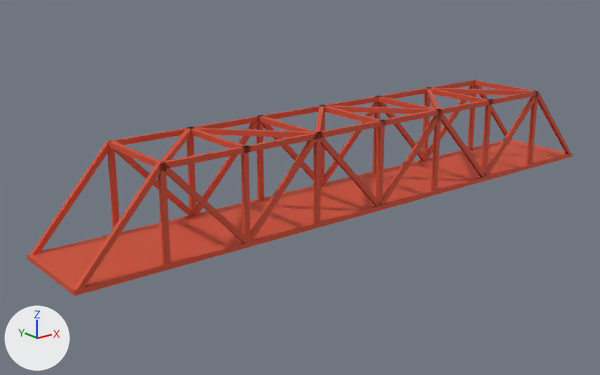
The OBJ model Resources/Models/Road Assets/Bridges/Complete/trussbridge.obj as it was, and as the next commit left it.
Both versions are drawn from a 50 mm camera at (-25.1, -27.8, 12.0) aimed at (-2.0, 1.1, 0.4). The lights are fixed; the arrows at lower left show +X, +Y and +Z. Where no turn or scale is listed for an object, it has been applied to the vertices.

Objects in the first picture: 'Cube_Cube.001'.
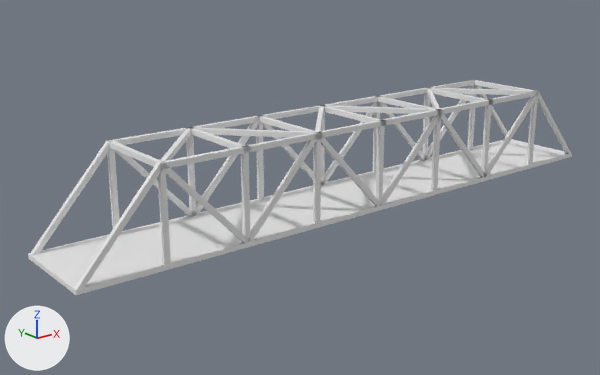
The change, as a diff of the scene's bpy script:
```diff
--- a/Resources/Models/Road Assets/Bridges/Complete/trussbridge.obj.py
+++ b/Resources/Models/Road Assets/Bridges/Complete/trussbridge.obj.py
@@ mat_base_001 @@
+mat_base_001 = principled_material('Base.001')
+mat_base_001.base_color = (0.8, 0.8, 0.8)  # white #e7e7e7
+mat_base_001.roughness = 1.0
@@ me_cube_cube_001 @@
 # used by ob_cube_cube_001; location = (0.0, 0.0, 0.0)
-me_cube_cube_001.from_pydata(...)  # 488 vertices, 226 faces; spans x -14.7..14.8, y -2.2..2.2, z -0.3..3.9
+me_cube_cube_001.from_pydata(...)  # 440 vertices, 254 faces; spans x -14.6..14.8, y -2.2..2.2, z -0.3..3.9
+# me_cube_cube_001 part 1
+# 76 vertices are removed from x -14.7..9.3, y -2.2..2.2, z -0.3..0.0
+# 5 faces are deleted
+# 4 vertices move within x -7.2, y -2.2..2.2, z -0.3..0.0
+# 12 vertices are added at x -3.6..3.7, y -2.2..2.2, z -0.3..0.0
+# 8 new vertices lie (-3.7, 0.0, 0.0) away from vertices in x -7.2..14.8, y -2.2..2.2, z -0.3..0.0
+# 8 new vertices lie (-3.7, 0.0, 0.0) away from vertices in x -10.9..11.1, y -2.2..2.2, z -0.3..0.0
+# 33 new faces join them
+# me_cube_cube_001 part 2: 221 faces spanning x -14.6..14.8, y -2.2..2.2, z -0.3..3.9 switch from mat_base (red #d14f34) to mat_base_001 (white #e7e7e7)
```

Where the change shows, as pixel boxes (x1, y1, x2, y2) in the pictures (600 x 375 px):
'Cube_Cube.001', reshaped: before (27, 80, 572, 296); after (28, 80, 572, 295)
part 1 of me_cube_cube_001, built on: before (27, 139, 572, 296); after (28, 139, 572, 295)
part 2 of me_cube_cube_001, recoloured (red to white): (30, 80, 571, 289) in both
